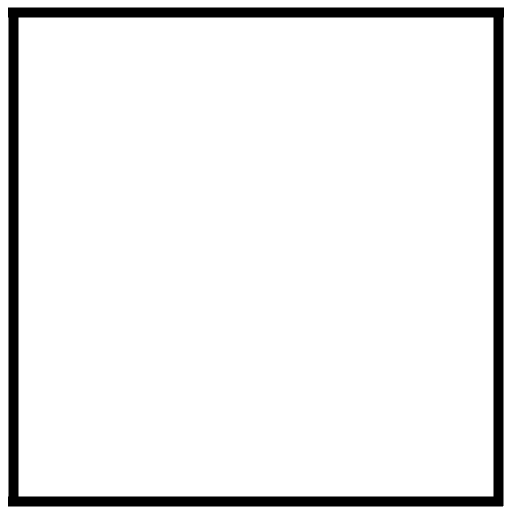
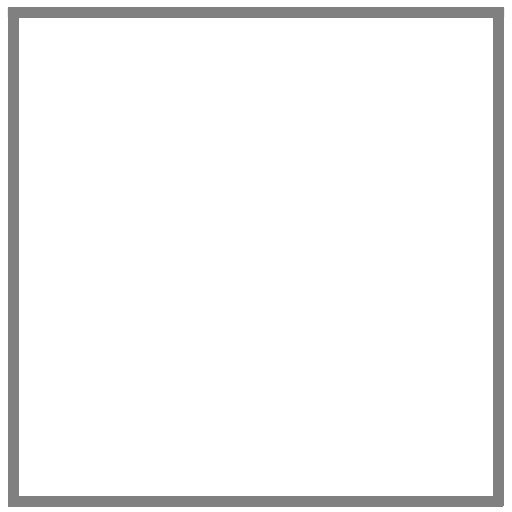
Layers edited between the first and the second 512×512 image:
painted on "Layer 4" over <box>8,496,503,506</box>
painted on "Layer 2" (1st of 2) over <box>493,11,504,506</box>
painted on "Layer 2" (2nd of 2) over <box>8,11,19,506</box>
painted on "Background" over <box>7,7,505,18</box>
